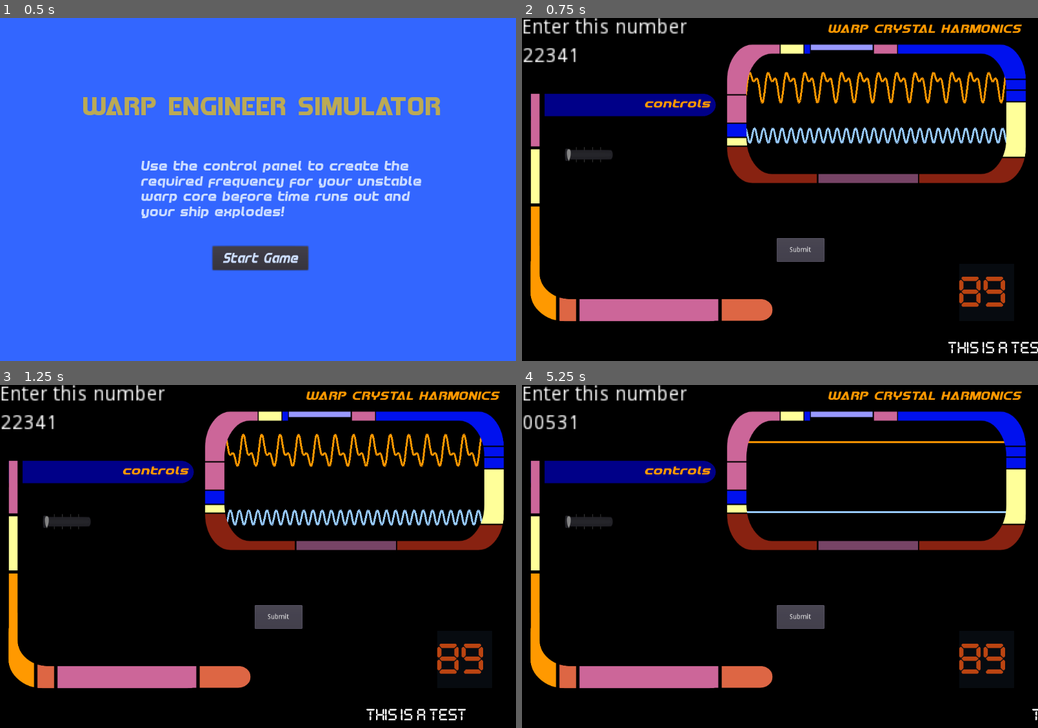
Above: before the commit, frames 1-4 (two rows, left to right).
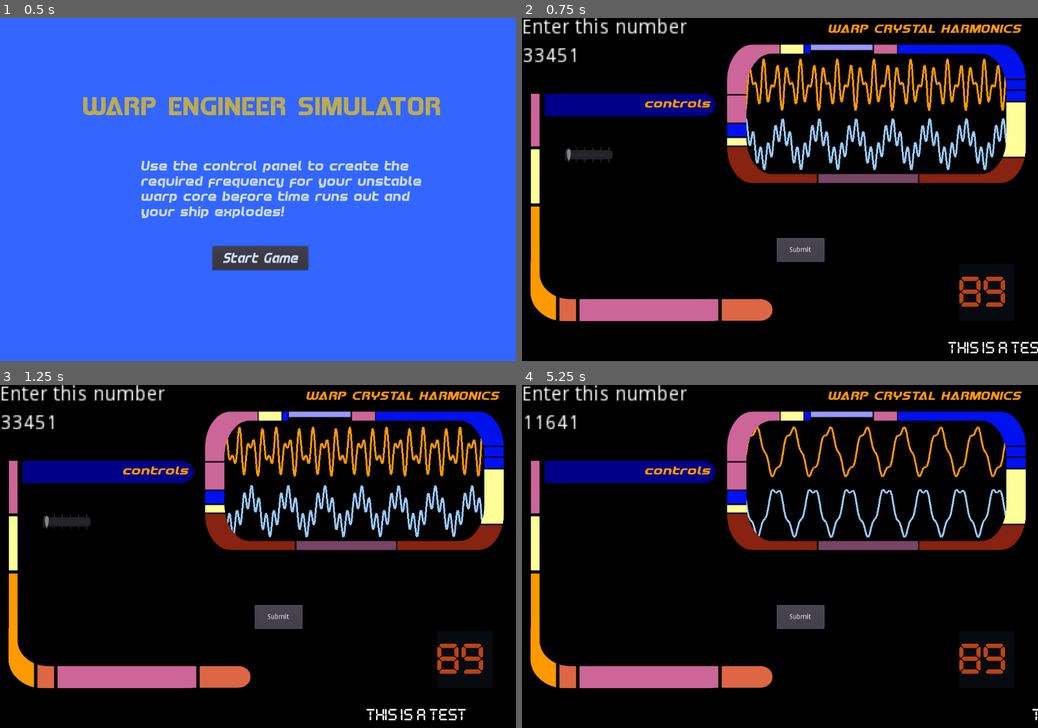
Above: after the commit, the same moments.

Repository: squiggle-at-squiggle/LDJam49
Game: Godot game, scene res://Scenes/Main.tscn
Two runs of this game, one before a commit and one after it. Both use one fixed random seed, a clock stepped at 60 frames per second and the inputs below.
Inputs:
- Up to frame 1 (0.5 s): no input
- Up to frame 2 (0.75 s): click "Start Game" at 0.5 s
- Up to frame 3 (1.25 s): no input
- Up to frame 4 (5.25 s): click "Submit" at 1.25 s; click "Submit" at 2 s; click "Submit" at 2.75 s; tap Enter at 3.5 s; tap Space at 4.25 s; click "Start Game" at 5 s

Frame 1 is identical in both runs. In frame 2, 5.4% of the frame differs, in the area x 0-94%, y 8-45%; in frame 3, 5.4%; in frame 4, 3.0%.

Commit message:
tuning toggles (#38)
* no multiply by zero

* hide toggles when win/lose

Diff:
--- a/Code/Main.gd
+++ b/Code/Main.gd
@@ -65,12 +65,6 @@
 	round_controller()
 
 func round_controller():
-	#if round_counter == 1:
-	#	$ControlPanel/Control/SliderOne/HSlider.hide()
-	#	$ControlPanel/Control/SliderTwo/HSlider.hide()
-	#	$ControlPanel/Control/SliderThree/HSlider.hide()
-	#	$ControlPanel/Control/SliderFour/HSlider.hide()
-	#	$ControlPanel/Control/SliderFive/HSlider.hide()
 	if round_counter <= 3:
 		$ControlPanel/Control/SliderOne.show()
 		#set submissions 2-5 to correct
@@ -93,6 +87,12 @@
 		$ControlPanel/Control/SliderFour.show()
 		$ControlPanel/Control/SliderFive.show()
 
+func hide_all_toggles():
+	$ControlPanel/Control/SliderOne/HSlider.hide()
+	$ControlPanel/Control/SliderTwo/HSlider.hide()
+	$ControlPanel/Control/SliderThree/HSlider.hide()
+	$ControlPanel/Control/SliderFour/HSlider.hide()
+	$ControlPanel/Control/SliderFive/HSlider.hide()
 
 func verify_solution():
 	if int($ControlPanel.submission) == solution1 and int($ControlPanel.submission2) == solution2 and int($ControlPanel.submission3) == solution3 and int($ControlPanel.submission4) == solution4 and int($ControlPanel.submission5) == solution5:
@@ -105,8 +105,10 @@
 	if verify_solution() and total_rounds == round_counter:
 		WinGame()
 		round_counter=0
+		hide_all_toggles()
 	elif verify_solution():
 		new_round()
 	else:
 		LoseGame()
 		round_counter=0
+		hide_all_toggles()
--- a/Code/Puzzle.gd
+++ b/Code/Puzzle.gd
@@ -1,5 +1,4 @@
 extends Node
-
 
 
 # Declare member variables here. Examples:
@@ -15,10 +14,10 @@
 
 
 func generate_puzzle(slider_min, slider_max):
-	solution = randi() % (int(slider_max) + 1) + int(slider_min)
-	solution2 = randi() % (int(slider_max) + 1) + int(slider_min)
-	solution3 = randi() % (int(slider_max) + 1) + int(slider_min)
-	solution4 = randi() % (int(slider_max) + 1) + int(slider_min)
+	solution = randi() % int(slider_max)  + slider_min
+	solution2 = randi() % int(slider_max)  + slider_min
+	solution3 = randi() % int(slider_max)  + slider_min
+	solution4 = randi() % int(slider_max)  + slider_min
 	var truthy = [1,-1]
 	solution5 = truthy[randi() % 2]
 	$EngineGraph.draw_from_puzzle(solution,solution2,solution3,solution4,solution5)
--- a/Scenes/SliderFive.tscn
+++ b/Scenes/SliderFive.tscn
@@ -9,6 +9,6 @@
 anchor_right = -0.00565698
 margin_left = -0.292877
 margin_right = 117.707
+min_value = 0.0
 max_value = 1.0
 tick_count = 2
-ticks_on_borders = true
--- a/Scenes/SliderFour.tscn
+++ b/Scenes/SliderFour.tscn
@@ -3,6 +3,3 @@
 [ext_resource path="res://Scenes/SliderOne.tscn" type="PackedScene" id=1]
 
 [node name="SliderFour" instance=ExtResource( 1 )]
-
-[node name="HSlider" parent="." index="0"]
-ticks_on_borders = true
--- a/Scenes/SliderOne.tscn
+++ b/Scenes/SliderOne.tscn
@@ -17,8 +17,11 @@
 margin_right = 100.0
 margin_bottom = 16.0
 rect_scale = Vector2( 1, 2 )
-max_value = 5.0
+min_value = 1.0
+max_value = 6.0
+value = 1.0
 tick_count = 6
+ticks_on_borders = true
 __meta__ = {
 "_edit_use_anchors_": false
 }
--- a/Scenes/SliderThree.tscn
+++ b/Scenes/SliderThree.tscn
@@ -6,4 +6,3 @@
 
 [node name="HSlider" parent="." index="0"]
 margin_right = 124.0
-ticks_on_borders = true
--- a/Scenes/SliderTwo.tscn
+++ b/Scenes/SliderTwo.tscn
@@ -26,4 +26,3 @@
 custom_styles/grabber_area_highlight = SubResource( 2 )
 custom_styles/grabber_area = SubResource( 3 )
 value = 2.0
-ticks_on_borders = true
